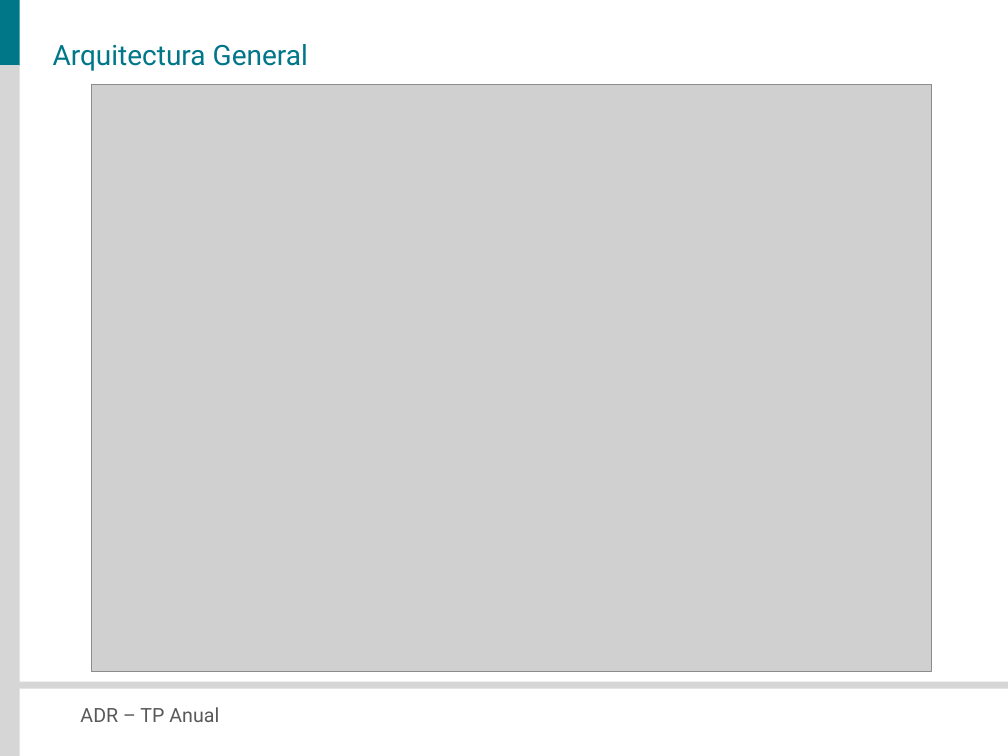
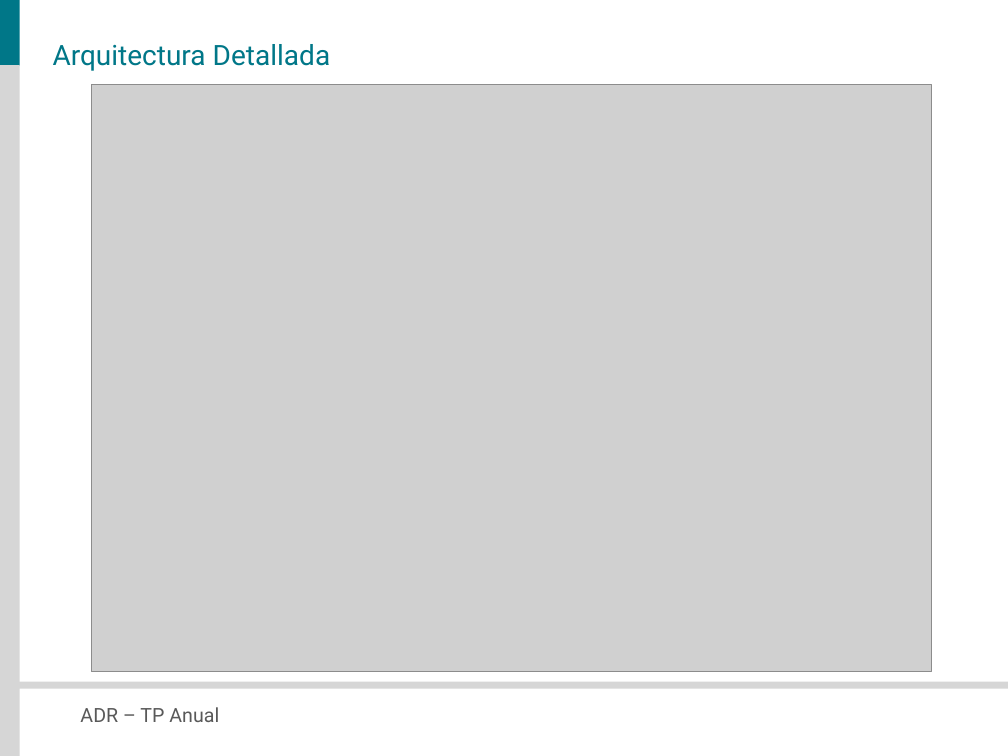
Before and after one commit to veritoreinoso/adr-2010, a slide deck: slide 13 of Presentacion.pptx (slide 3 before the commit). Drawn at 1008x756 pixels with LibreOffice and Linux fonts; fonts in the diff are those of the drawing; grey boxes stand for pictures. Boxes give left, top, right and bottom in pixels: in the first picture for what was removed or moved away, otherwise in the second. Text is boxed around its words. In the diff, an @@ line names an element or a change of style, - is before the commit and + after.

Commit message:
ppt update

```diff
--- a/Presentacion.pptx
+++ b/Presentacion.pptx
@@ title at (x1=53, y1=44, x2=331, y2=71): text changed @@
-Arquitectura General
+Arquitectura Detallada
```
Also in this commit, not shown: 2 other slides changed, 12 slides added, 1 slide removed.
